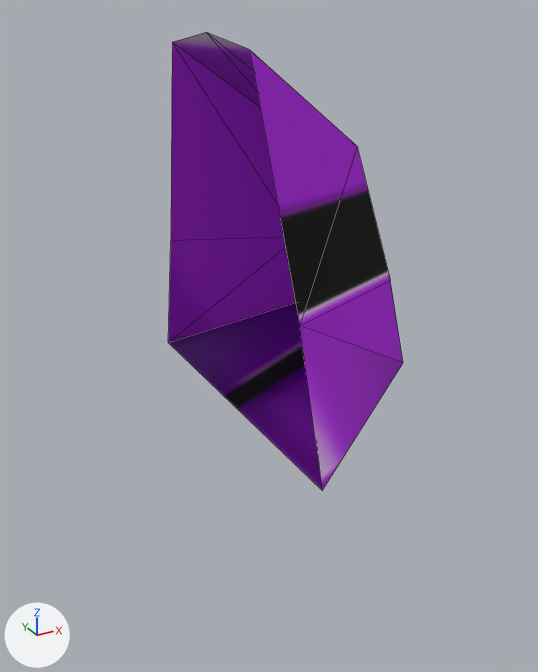
Two versions of the OBJ model Assets/Art/Nova1492/GXConverted/Models/ItemsAndUi/Icons/datan_common_Pw25_43deae10.obj, one commit apart.
The view is the same before and after, from a camera (50 mm lens) standing at (-0.572, -1.066, 0.648) and looking at (0.005, -0.017, 0.124). Every picture has the same lights, and +X, +Y and +Z are marked at lower left. The first picture is the older version. Mesh edges are drawn as thin lines. Where no turn or scale is listed for an object, it has been applied to the vertices.

Before the edit, the objects in view are built like this:
```python
me_datan_common_pw25_43deae10 = bpy.data.meshes.new('datan_common_Pw25_43deae10')
me_datan_common_pw25_43deae10.from_pydata(...)  # 14 vertices, 19 faces; spans x -0.09..0.183, y -0.303..0.303, z 0.0..0.617
me_datan_common_pw25_43deae10.materials.append(mat_datan_common_pw25_43deae10)  # picture img_datan_common_pw25_43deae10_bmp
ob_datan_common_pw25_43deae10 = bpy.data.objects.new('datan_common_Pw25_43deae10', me_datan_common_pw25_43deae10)
ob_datan_common_pw25_43deae10.location = (0.0, 0.0, 0.0)
```
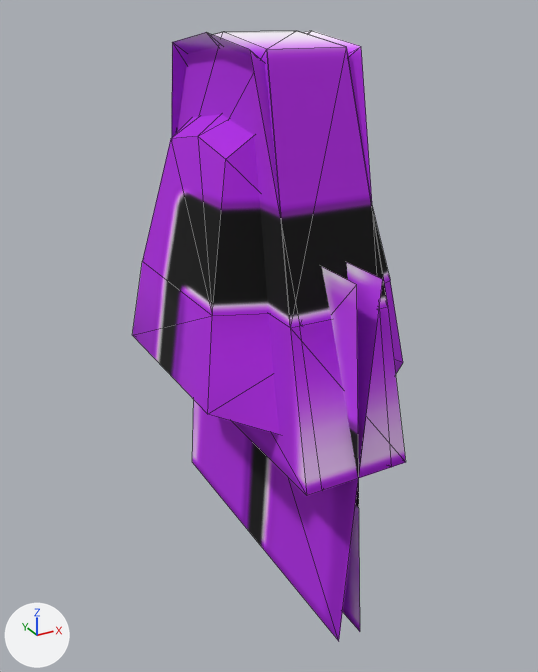
Changed parts and their boxes (x1, y1, x2, y2) in the pictures (538 x 672 px):
'datan_common_Pw25_43deae10_mesh00', added (purple): after (225, 31, 406, 496)
'datan_common_Pw25_43deae10_mesh03', added: after (132, 30, 373, 435)
'datan_common_Pw25_43deae10_mesh04', added (purple): after (192, 262, 383, 641)
'datan_common_Pw25_43deae10_mesh01', added (purple): after (177, 32, 307, 496)
'datan_common_Pw25_43deae10_mesh05', added (purple): after (322, 267, 360, 632)
'datan_common_Pw25_43deae10', unchanged, covered by the edit: before (168, 32, 403, 490); after (172, 32, 403, 373)

What changed in the scene script:
```text
Add me_datan_common_pw25_43deae10_mesh05:
    me_datan_common_pw25_43deae10_mesh05.from_pydata(...)  # 4 vertices, 2 faces; spans x -0.021..0.021, y -0.305..0.305, z -0.314..0.314
    me_datan_common_pw25_43deae10_mesh05.materials.append(mat_datan_common_pw25_43deae10)  # picture img_datan_common_pw25_43deae10_bmp
Add me_datan_common_pw25_43deae10_mesh04:
    me_datan_common_pw25_43deae10_mesh04.from_pydata(...)  # 4 vertices, 2 faces; spans x -0.021..0.021, y -0.305..0.305, z -0.314..0.314
    me_datan_common_pw25_43deae10_mesh04.materials.append(mat_datan_common_pw25_43deae10)  # picture img_datan_common_pw25_43deae10_bmp
Add me_datan_common_pw25_43deae10_mesh03:
    me_datan_common_pw25_43deae10_mesh03.from_pydata(...)  # 14 vertices, 19 faces; spans x -0.183..0.09, y -0.303..0.303, z 0.0..0.617
    me_datan_common_pw25_43deae10_mesh03.materials.append(mat_datan_common_pw25_43deae10)  # picture img_datan_common_pw25_43deae10_bmp
Add me_datan_common_pw25_43deae10_mesh01:
    me_datan_common_pw25_43deae10_mesh01.from_pydata(...)  # 14 vertices, 10 faces; spans x -0.09..0.09, y -0.303..0.303, z 0.0..0.617
    me_datan_common_pw25_43deae10_mesh01.materials.append(mat_datan_common_pw25_43deae10)  # picture img_datan_common_pw25_43deae10_bmp
Add me_datan_common_pw25_43deae10_mesh00:
    me_datan_common_pw25_43deae10_mesh00.from_pydata(...)  # 14 vertices, 12 faces; spans x -0.09..0.09, y -0.303..0.303, z 0.0..0.617
    me_datan_common_pw25_43deae10_mesh00.materials.append(mat_datan_common_pw25_43deae10)  # picture img_datan_common_pw25_43deae10_bmp
Add ob_datan_common_pw25_43deae10_mesh05:
    ob_datan_common_pw25_43deae10_mesh05 = bpy.data.objects.new('datan_common_Pw25_43deae10_mesh05', me_datan_common_pw25_43deae10_mesh05)
    ob_datan_common_pw25_43deae10_mesh05.location = (0.0, 0.0, 0.0)
Add ob_datan_common_pw25_43deae10_mesh04:
    ob_datan_common_pw25_43deae10_mesh04 = bpy.data.objects.new('datan_common_Pw25_43deae10_mesh04', me_datan_common_pw25_43deae10_mesh04)
    ob_datan_common_pw25_43deae10_mesh04.location = (0.0, 0.0, 0.0)
Add ob_datan_common_pw25_43deae10_mesh03:
    ob_datan_common_pw25_43deae10_mesh03 = bpy.data.objects.new('datan_common_Pw25_43deae10_mesh03', me_datan_common_pw25_43deae10_mesh03)
    ob_datan_common_pw25_43deae10_mesh03.location = (0.0, 0.0, 0.0)
Add ob_datan_common_pw25_43deae10_mesh01:
    ob_datan_common_pw25_43deae10_mesh01 = bpy.data.objects.new('datan_common_Pw25_43deae10_mesh01', me_datan_common_pw25_43deae10_mesh01)
    ob_datan_common_pw25_43deae10_mesh01.location = (0.0, 0.0, 0.0)
Add ob_datan_common_pw25_43deae10_mesh00:
    ob_datan_common_pw25_43deae10_mesh00 = bpy.data.objects.new('datan_common_Pw25_43deae10_mesh00', me_datan_common_pw25_43deae10_mesh00)
    ob_datan_common_pw25_43deae10_mesh00.location = (0.0, 0.0, 0.0)
```
